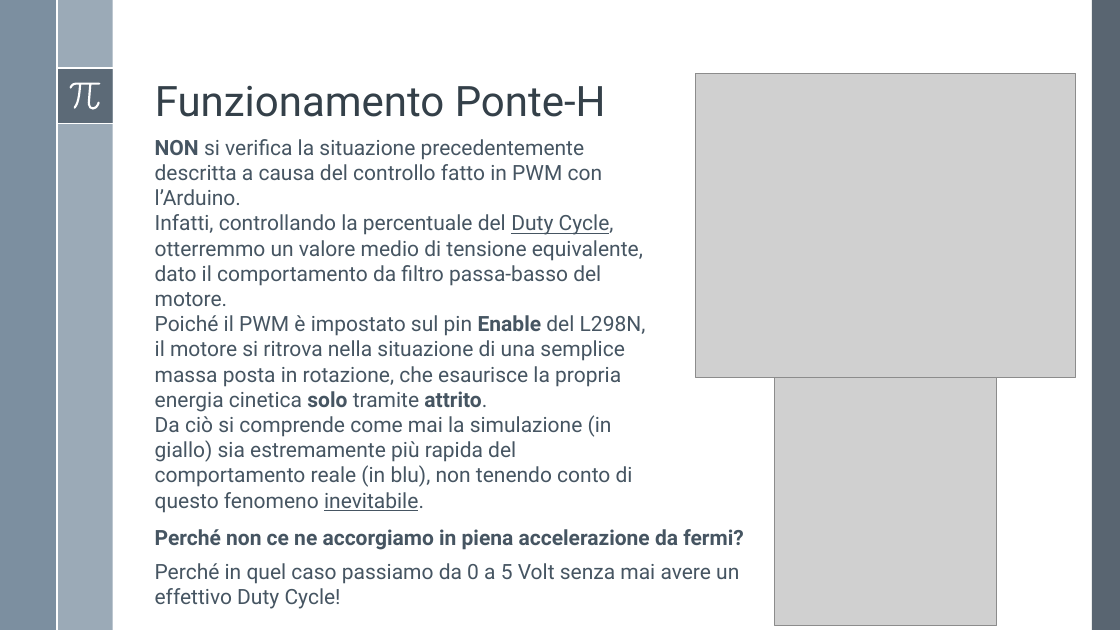
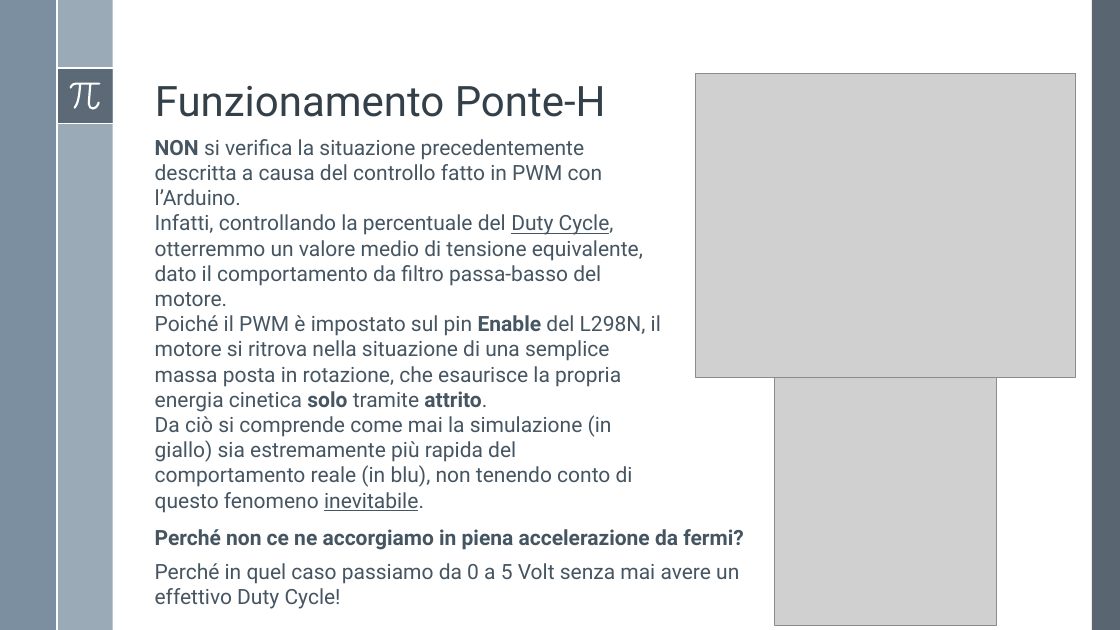
Before and after one commit to Alfystar/mv-Project, a slide deck: slide 15 of 00_Relazione/Modello e identificazione di un motore DC/Modello e identificazione di un motore DC.pptx. Drawn at 1120x630 pixels with LibreOffice and Linux fonts; fonts in the diff are those of the drawing; grey boxes stand for pictures. Boxes give left, top, right and bottom in pixels: in the first picture for what was removed or moved away, otherwise in the second. Text is boxed around its words. In the diff, an @@ line names an element or a change of style, - is before the commit and + after.

```diff
--- a/00_Relazione/Modello e identificazione di un motore DC/Modello e identificazione di un motore DC.pptx
+++ b/00_Relazione/Modello e identificazione di un motore DC/Modello e identificazione di un motore DC.pptx
@@ text "NON si verifica la situazione ..." rewrapped from bbox=[155, 139, 646, 513] to bbox=[155, 139, 661, 513] @@
```
Also in this commit, not shown: 4 other slides changed, 2 slides added, 3 slides removed, 4 other files.
